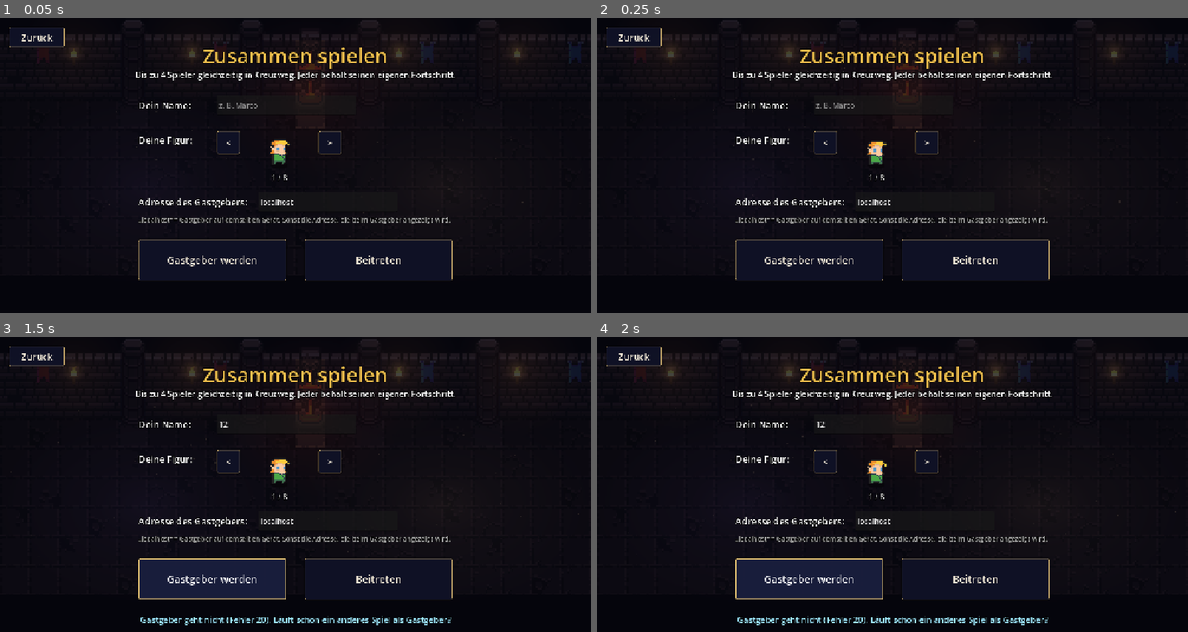
Above: before the commit, frames 1-4 (two rows, left to right).
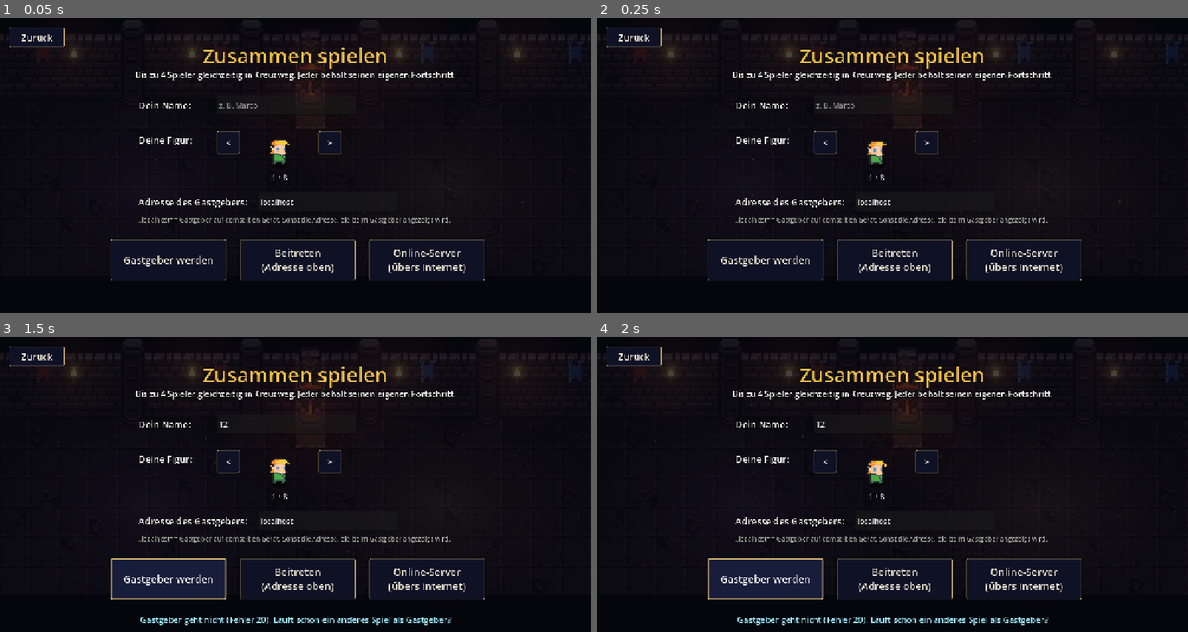
Above: after the commit, the same moments.

Repository: CazeX-studio/MiniKampf
Game: Godot game, scene res://scenes/zusammen.tscn
Same seed, same stepped clock (60 frames per second), same inputs: the game is played once before the commit and once after it. This scene is started directly instead of the project's main scene.
Inputs (mouse positions are in pixels of both pictures, inside the frame that each line leads up to):
- Up to frame 1 (0.05 s): no input
- Up to frame 2 (0.25 s): no input
- Up to frame 3 (1.5 s): click (283, 425) at 0.52 s; type "12" at 0.6 s; click "Gastgeber werden" at 1.25 s
- Up to frame 4 (2 s): no input

The runs differ from the first frame. In frame 1, 1.4% of the frame differs, in the area x 18-82%, y 75-89%; in frame 2, 1.4%; in frame 3, 2.3%; in frame 4, 2.3%.

Commit message:
Zusammen spielen Schritt 2 vorbereitet: Online-Server bei Render
- Knopf 'Online-Server' auf dem Bildschirm Zusammen spielen (wss, geht im Browser und am Handy)
- Server-Paket server/Dockerfile und Bauplan render.yaml (kostenloser Tarif)
- Port vom Anbieter (PORT), langes Warten beim Aufwachen, Lebenszeichen alle 30 Sekunden
- SERVER_ANLEITUNG.md für Marco

Co-Authored-By: Claude Opus 5.5 <noreply@anthropic.com>
Claude-Session: https://claude.ai/code/session_01Wi7yzgRzuNGpsxqVQxMuSF

Diff:
--- a/scripts/netz/netz.gd
+++ b/scripts/netz/netz.gd
@@ -20,6 +20,15 @@
 enum Mode { OFFLINE, HOST, SERVER, CLIENT }
 
 const PORT := 8910
+## Adresse des Online-Servers im Internet (Schritt 2, kostenloser Anbieter Render).
+## Stimmt sie nicht (z. B. weil der Name beim Anbieter schon vergeben war), hier ändern.
+const ONLINE_ADDRESS := "wss://asterfall-server.onrender.com"
+## So lange wird auf den Online-Server gewartet (Sekunden). Der kostenlose Server schläft, wenn niemand spielt,
+## und braucht dann bis zu einer Minute zum Aufwachen.
+const ONLINE_WAIT := 120.0
+## Alle so viele Sekunden meldet sich ein Mitspieler kurz beim Gastgeber, auch wenn er nur herumsteht
+## (sonst hält der kostenlose Server die Runde für leer und schläft ein)
+const PING_SECONDS := 30.0
 const MAX_PLAYERS := 4
 ## So oft pro Sekunde schickt der Gastgeber, wo alle stehen
 const SNAPSHOT_RATE := 15.0
@@ -44,6 +53,7 @@
 
 var _snapshot_timer := 0.0
 var _lock_timer := 0.0
+var _ping_timer := PING_SECONDS
 ## Kennung dieses Fensters für die Spielstand-Sperre
 var _window_id := str(randi())
 ## Gastgeber: zuletzt geschickter eigener Zustand je Mitspieler (nur Änderungen werden geschickt)
@@ -77,7 +87,8 @@
 static func _start_server(p_name: String, look: String, p_mode: Mode) -> Error:
 	stop()
 	var peer := WebSocketMultiplayerPeer.new()
-	var err := peer.create_server(PORT)
+	var port := server_port()
+	var err := peer.create_server(port)
 	if err != OK:
 		return err
 	var node := _node()
@@ -92,8 +103,19 @@
 	world.scene_requested.connect(node._on_world_scene)
 	if not _api().peer_disconnected.is_connected(node._on_peer_disconnected):
 		_api().peer_disconnected.connect(node._on_peer_disconnected)
-	print("Netz: Gastgeber bereit auf Port %d" % PORT)
+	print("Netz: Gastgeber bereit auf Port %d" % port)
 	return OK
+
+
+## Port für Gastgeber und Server: Der Anbieter im Internet gibt ihn vor (PORT), sonst --port=… oder 8910.
+static func server_port() -> int:
+	var from_env := OS.get_environment("PORT")
+	if from_env.is_valid_int():
+		return int(from_env)
+	for arg in OS.get_cmdline_user_args():
+		if arg.begins_with("--port=") and arg.substr(7).is_valid_int():
+			return int(arg.substr(7))
+	return PORT
 
 
 ## Bei einem Gastgeber mitspielen. Adresse: "localhost", "192.168.0.5" oder eine volle Adresse ("wss://…").
@@ -105,6 +127,8 @@
 	if not url.begins_with("ws://") and not url.begins_with("wss://"):
 		url = "ws://%s:%d" % [url, PORT]
 	var peer := WebSocketMultiplayerPeer.new()
+	# Ein Server im Internet darf länger brauchen (er wacht vielleicht gerade auf)
+	peer.handshake_timeout = ONLINE_WAIT if url.begins_with("wss://") else 5.0
 	var err := peer.create_client(url)
 	if err != OK:
 		return err
@@ -210,6 +234,10 @@
 			for id: String in world.players:
 				_flush_own(id)
 	elif mode == Mode.CLIENT and world != null:
+		_ping_timer -= delta
+		if _ping_timer <= 0.0 and my_id != "":
+			_ping_timer = PING_SECONDS
+			_c_ping.rpc_id(1)
 		# Figuren gleiten sanft zu dem Platz, den der Gastgeber zuletzt gemeldet hat
 		for id: String in _targets:
 			var p: PlayerState = world.players.get(id)
@@ -326,6 +354,12 @@
 	p.progress.load_dict(progress)
 	_sent_own.erase(id)
 	print("Netz: %s ist in Kreuzweg" % p.display_name)
+
+
+## Lebenszeichen eines Mitspielers (hält den kostenlosen Server wach)
+@rpc("any_peer", "reliable")
+func _c_ping() -> void:
+	pass
 
 
 @rpc("any_peer", "reliable")
--- a/scripts/netz/zusammen.gd
+++ b/scripts/netz/zusammen.gd
@@ -13,6 +13,7 @@
 var _status: Label
 var _host_button: Button
 var _join_button: Button
+var _online_button: Button
 
 
 func _ready() -> void:
@@ -80,8 +81,9 @@
 	hint.position = Vector2(300, 428)
 	add_child(hint)
 
-	_host_button = _big_button("Gastgeber werden", Vector2(300, 480), _on_host)
-	_join_button = _big_button("Beitreten", Vector2(660, 480), _on_join)
+	_host_button = _big_button("Gastgeber werden", Vector2(240, 480), _on_host)
+	_join_button = _big_button("Beitreten\n(Adresse oben)", Vector2(520, 480), _on_join)
+	_online_button = _big_button("Online-Server\n(übers Internet)", Vector2(800, 480), _on_online)
 	if OS.has_feature("web"):
 		# Im Browser kann man nur beitreten (Gastgeber geht nur mit der PC-Version)
 		_host_button.disabled = true
@@ -134,14 +136,24 @@
 
 
 func _on_join() -> void:
+	_connect(_address.text, "Verbinde mit %s …" % (_address.text if _address.text != "" else "localhost"))
+
+
+## Online-Server im Internet (geht auch im Browser und am Handy).
+func _on_online() -> void:
+	_connect(Netz.ONLINE_ADDRESS, "Verbinde mit dem Online-Server … Wenn er geschlafen hat, wacht er jetzt auf (bis zu einer Minute).")
+
+
+func _connect(address: String, waiting_text: String) -> void:
 	_save_settings()
-	var err := Netz.join(_address.text, _player_name(), Netz.LOOKS[_look])
+	var err := Netz.join(address, _player_name(), Netz.LOOKS[_look])
 	if err != OK:
 		_status.text = "Die Adresse stimmt nicht (Fehler %d)." % err
 		return
-	_status.text = "Verbinde mit %s …" % (_address.text if _address.text != "" else "localhost")
+	_status.text = waiting_text
 	_host_button.disabled = true
 	_join_button.disabled = true
+	_online_button.disabled = true
 	var node := Netz._node()
 	node.connected.connect(_on_connected, CONNECT_ONE_SHOT)
 	node.connection_failed.connect(_on_failed, CONNECT_ONE_SHOT)
@@ -159,6 +171,7 @@
 	_status.text = "Keine Verbindung. Stimmt die Adresse, und ist der Gastgeber schon in Kreuzweg?"
 	_host_button.disabled = OS.has_feature("web")
 	_join_button.disabled = false
+	_online_button.disabled = false
 
 
 func _load_settings() -> Dictionary:
@@ -198,7 +211,7 @@
 	var button := Button.new()
 	button.text = text
 	button.position = pos
-	button.size = Vector2(320, 90)
+	button.size = Vector2(250, 90)
 	button.add_theme_font_size_override("font_size", 22)
 	button.pressed.connect(action)
 	add_child(button)
Not shown, added: render.yaml
Not shown, added: .dockerignore
Not shown, changed: FORTSCHRITT.md
Not shown, changed: README.md
Not shown, added: SERVER_ANLEITUNG.md
Not shown, changed: ZUSAMMEN_PLAN.md
Not shown, added: server/Dockerfile
